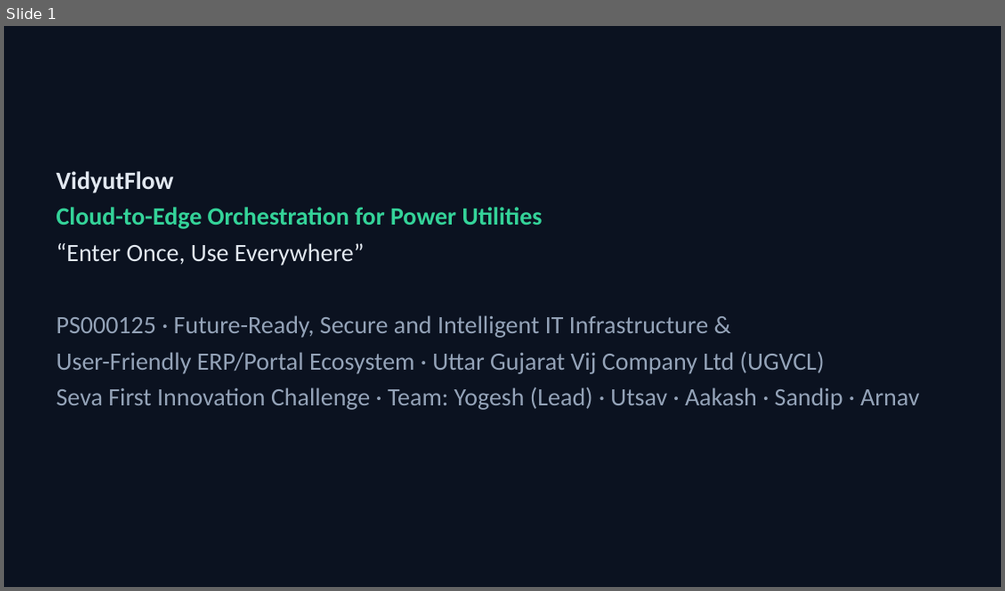
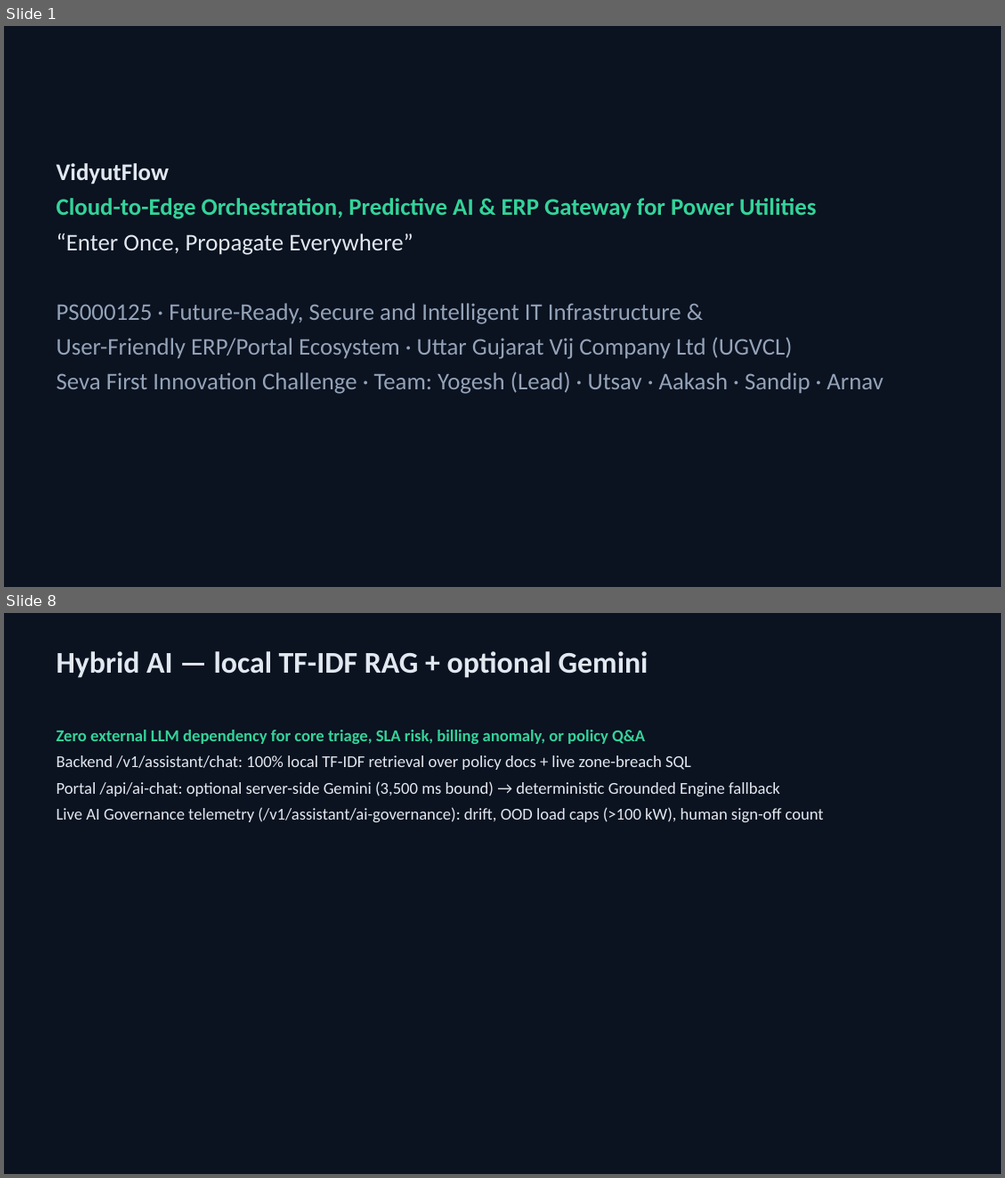
Before and after one commit to Yogeshsingh123-LAB/VidyutFlow, a slide deck: docs/deck/VidyutFlow_PS000125.pptx. Shown one above the other, each under a label of ours: slide 1 before the commit, slides 1 and 8 after it; the slides between them are not shown. The pictures are 1005x591 and 1005x1178 pixels, drawn with LibreOffice and Linux fonts; fonts in the diff are those of the drawing. Boxes give left, top, right and bottom in pixels: in the first picture for what was removed or moved away, otherwise in the second. Text is boxed around its words. In the diff, an @@ line names an element or a change of style, - is before the commit and + after.

```diff
--- a/docs/deck/VidyutFlow_PS000125.pptx
+++ b/docs/deck/VidyutFlow_PS000125.pptx
@@ slide 8 added at <box>4,613,1001,1174</box>, background #0B1220 @@
@@ text added at <box>57,651,648,678</box>, 29 pt, text #E2E8F0, bold @@
+Hybrid AI — local TF-IDF RAG + optional Gemini
@@ text added at <box>57,730,824,822</box>, 16 pt, text #E2E8F0 @@
+Zero external LLM dependency for core triage, SLA risk, billing anomaly, or policy Q&A
+Backend /v1/assistant/chat: 100% local TF-IDF retrieval over policy docs + live zone-breach SQL
+Portal /api/ai-chat: optional server-side Gemini (3,500 ms bound) → deterministic Grounded Engine fallback
+Live AI Governance telemetry (/v1/assistant/ai-governance): drift, OOD load caps (>100 kW), human sign-off count
@@ slide 1 changed as well @@
@@ text "VidyutFlow": place and size @@
-text "VidyutFlow" at <box>57,171,919,410</box>
+text "VidyutFlow" at <box>57,163,882,394</box>
@@ text at <box>57,163,882,394</box>: size 24 to 23 pt in "VidyutFlow", "PS000125 · Future-Ready, Secure and Intelligent IT ...", "User-Friendly ERP/Portal Ecosystem · Uttar Gujarat Vij ...", "Seva First Innovation Challenge · Team: Yogesh ..." @@
@@ text at <box>57,198,816,255</box>: text changed; size 24 to 23 pt @@
-Cloud-to-Edge Orchestration for Power Utilities
-“Enter Once, Use Everywhere”
+Cloud-to-Edge Orchestration, Predictive AI & ERP Gateway for Power Utilities
+“Enter Once, Propagate Everywhere”
```
Also in this commit, not shown: 10 other slides added, 11 slides removed, 24 other files.
